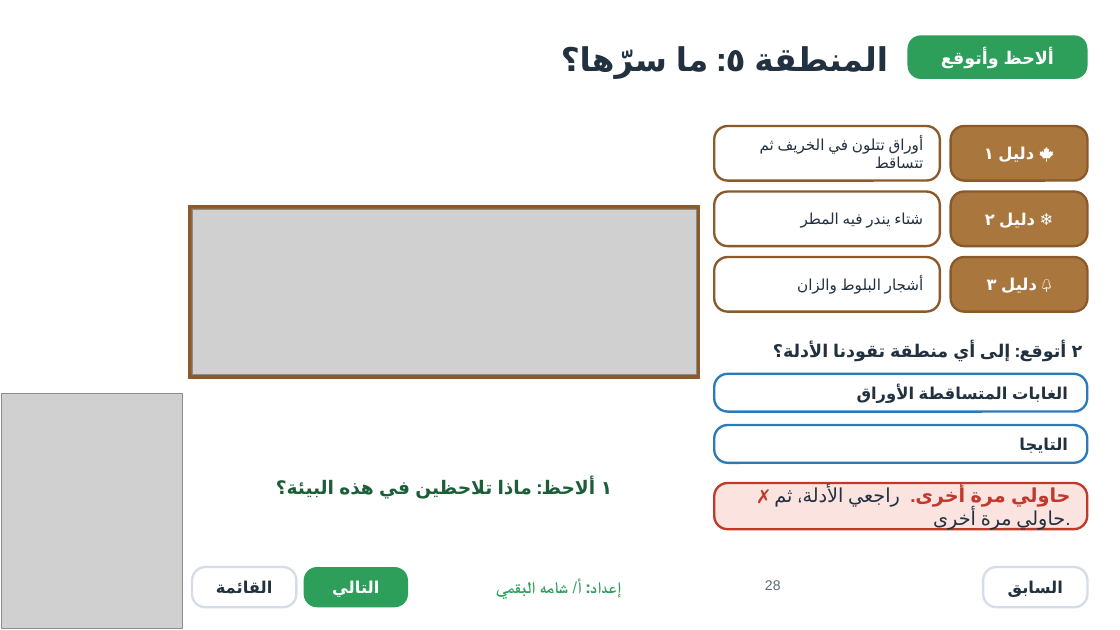
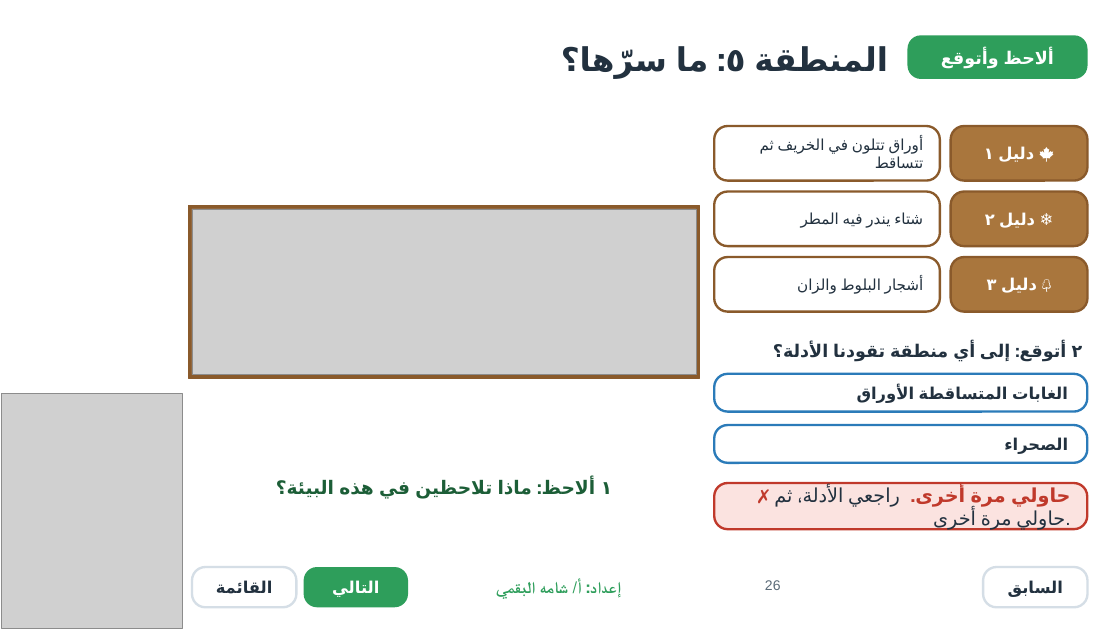
Before and after one commit to ShamahScience/Scienceshamah, a slide deck: slide 26 of biomes/مقارنة-الأنظمة-البيئية-تفاعلي.pptx (slide 28 before the commit). Drawn at 1120x630 pixels with LibreOffice and Linux fonts; fonts in the diff are those of the drawing; grey boxes stand for pictures; background and template pictures are left out. Boxes give left, top, right and bottom in pixels: in the first picture for what was removed or moved away, otherwise in the second. Text is boxed around its words. In the diff, an @@ line names an element or a change of style, - is before the commit and + after.

```diff
--- a/biomes/مقارنة-الأنظمة-البيئية-تفاعلي.pptx
+++ b/biomes/مقارنة-الأنظمة-البيئية-تفاعلي.pptx
@@ text in rounded rectangle at (1004, 437, 1068, 454): text changed @@
-التايجا
+الصحراء
```
Also in this commit, not shown: 13 other slides changed, 4 slides added, 20 slides removed, 1 other file.
